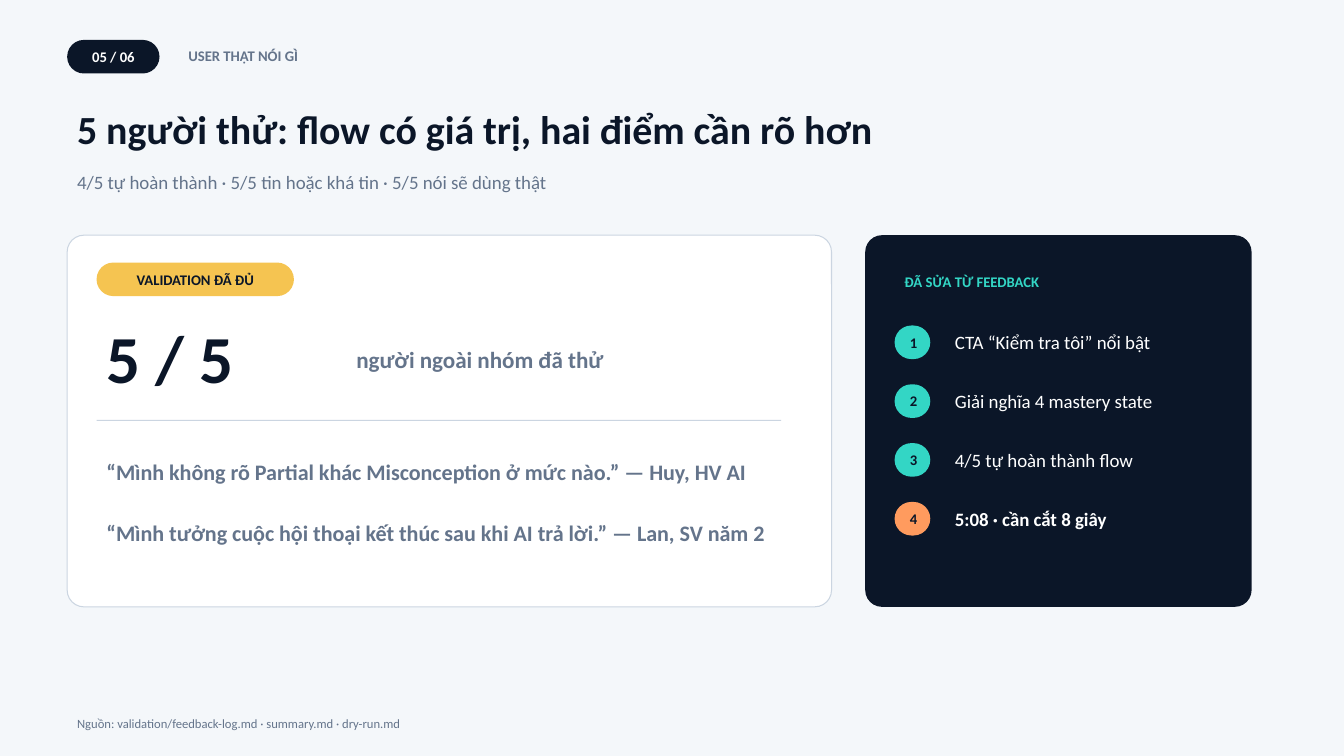
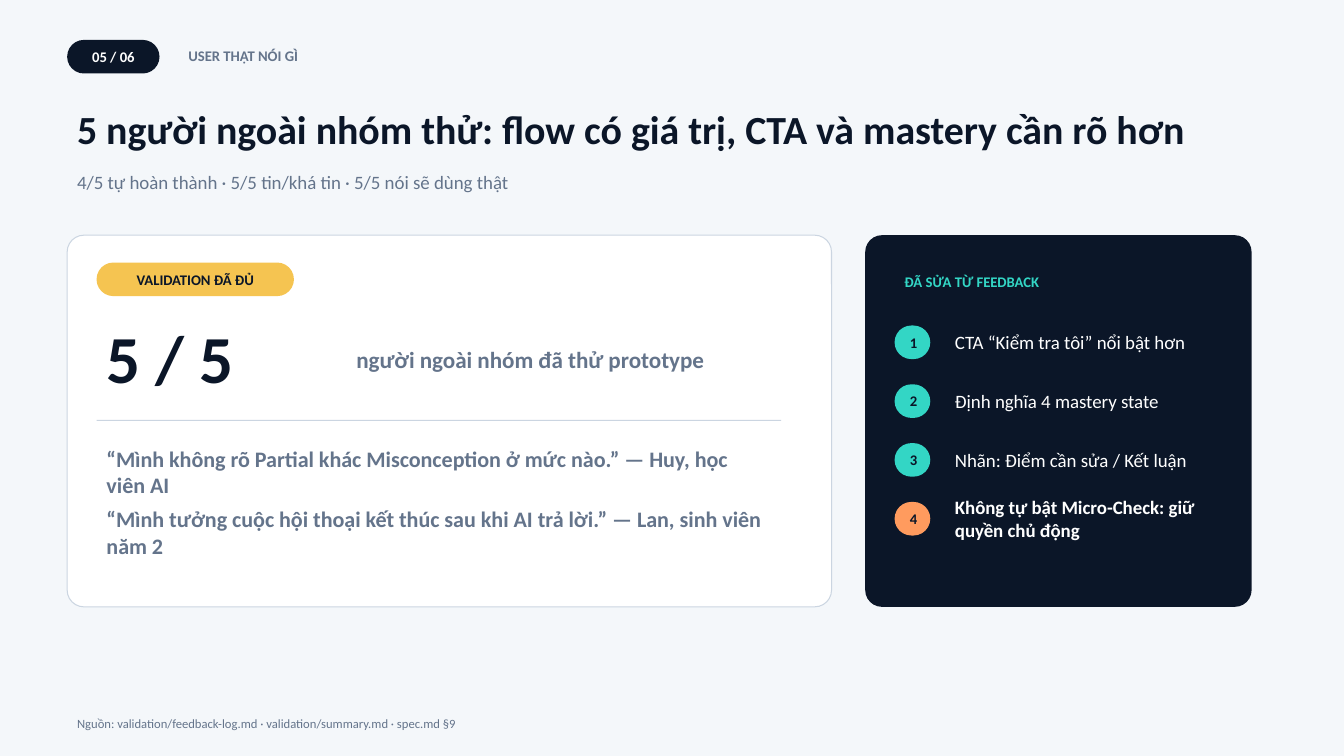
Before and after one commit to Anbt0106/AI-Product-Hackathon-D303, a slide deck: slide 5 of demo-slides.pptx. Drawn at 1344x756 pixels with LibreOffice and Linux fonts; fonts in the diff are those of the drawing. Boxes give left, top, right and bottom in pixels: in the first picture for what was removed or moved away, otherwise in the second. Text is boxed around its words. In the diff, an @@ line names an element or a change of style, - is before the commit and + after.

Commit message:
final

```diff
--- a/demo-slides.pptx
+++ b/demo-slides.pptx
@@ text at box(77, 114, 1184, 151): text changed @@
-5 người thử: flow có giá trị, hai điểm cần rõ hơn
+5 người ngoài nhóm thử: flow có giá trị, CTA và mastery cần rõ hơn
@@ text at box(77, 176, 508, 192): text changed @@
-4/5 tự hoàn thành · 5/5 tin hoặc khá tin · 5/5 nói sẽ dùng thật
+4/5 tự hoàn thành · 5/5 tin/khá tin · 5/5 nói sẽ dùng thật
@@ text at box(356, 351, 704, 372): text changed @@
-người ngoài nhóm đã thử
+người ngoài nhóm đã thử prototype
@@ text at box(955, 334, 1185, 352): text changed @@
-CTA “Kiểm tra tôi” nổi bật
+CTA “Kiểm tra tôi” nổi bật hơn
@@ text at box(955, 395, 1158, 412): text changed @@
-Giải nghĩa 4 mastery state
+Định nghĩa 4 mastery state
@@ text at box(106, 451, 728, 493): text changed @@
-“Mình không rõ Partial khác Misconception ở mức nào.” — Huy, HV AI
+“Mình không rõ Partial khác Misconception ở mức nào.” — Huy, học viên AI
@@ text at box(955, 452, 1187, 470): text changed @@
-4/5 tự hoàn thành flow
+Nhãn: Điểm cần sửa / Kết luận
@@ text at box(955, 500, 1195, 541): text changed @@
-5:08 · cần cắt 8 giây
+Không tự bật Micro-Check: giữ quyền chủ động
@@ text at box(106, 510, 761, 554): text changed @@
-“Mình tưởng cuộc hội thoại kết thúc sau khi AI trả lời.” — Lan, SV năm 2
+“Mình tưởng cuộc hội thoại kết thúc sau khi AI trả lời.” — Lan, sinh viên năm 2
@@ text at box(77, 718, 456, 730): text changed @@
-Nguồn: validation/feedback-log.md · summary.md · dry-run.md
+Nguồn: validation/feedback-log.md · validation/summary.md · spec.md §9
```
Also in this commit, not shown: 3 other slides changed.
